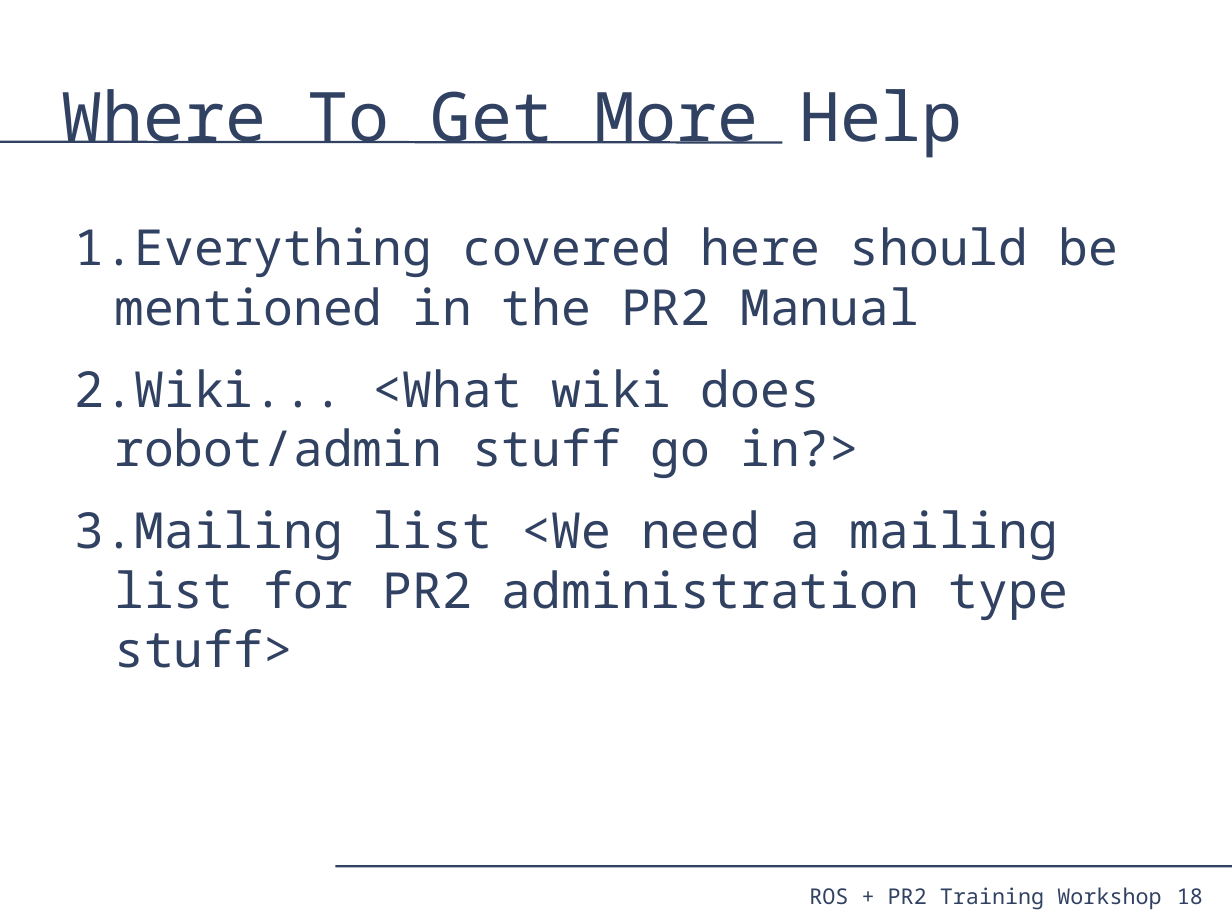
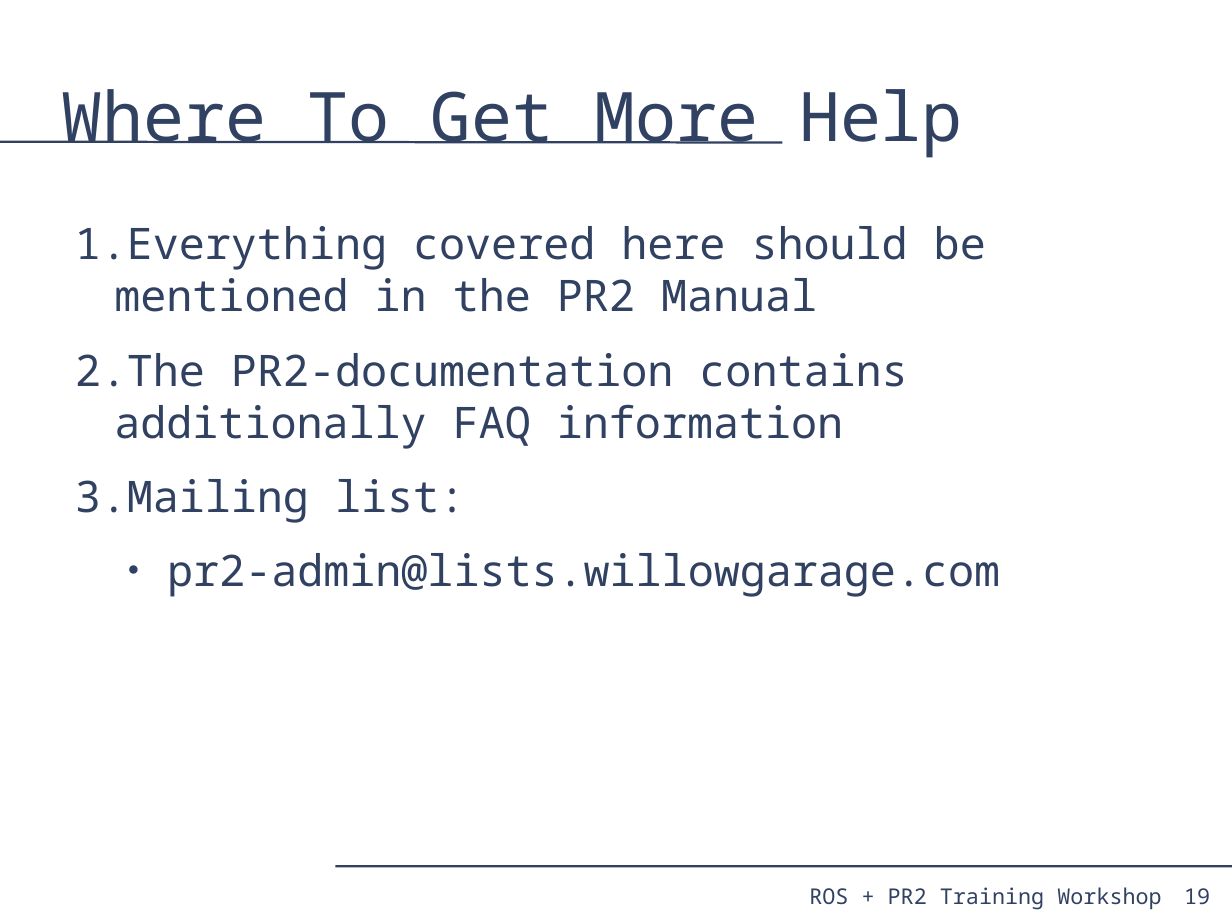
Before and after one commit to PR2/pr2_docs, a slide deck: slide 19 of pr2_training_workshop/pr2_sysadmin/pr2_syasdmin.odp (slide 18 before the commit). Drawn at 1232x924 pixels with LibreOffice and Linux fonts; fonts in the diff are those of the drawing. Boxes give left, top, right and bottom in pixels: in the first picture for what was removed or moved away, otherwise in the second. Text is boxed around its words. In the diff, an @@ line names an element or a change of style, - is before the commit and + after.

```diff
--- a/pr2_training_workshop/pr2_sysadmin/pr2_syasdmin.odp
+++ b/pr2_training_workshop/pr2_sysadmin/pr2_syasdmin.odp
@@ text at <box>75,226,986,312</box>: size 32 to 28 pt in "Everything covered here should be mentioned in ..." @@
@@ text at <box>75,353,1000,597</box>: text changed; size 32 to 28 pt @@
-2. Wiki... <What wiki does robot/admin stuff go in?>
-3. Mailing list <We need a mailing list for PR2 administration type stuff>
+2. The PR2-documentation contains additionally FAQ information
+3. Mailing list:
+  ● pr2-admin@lists.willowgarage.com
@@ page number removed at <box>1177,888,1203,904</box> @@
-18
@@ page number added at <box>1184,888,1210,905</box>, 14 pt, text #314162 @@
+19
```
Also in this commit, not shown: 17 other slides changed, 1 slide added.
